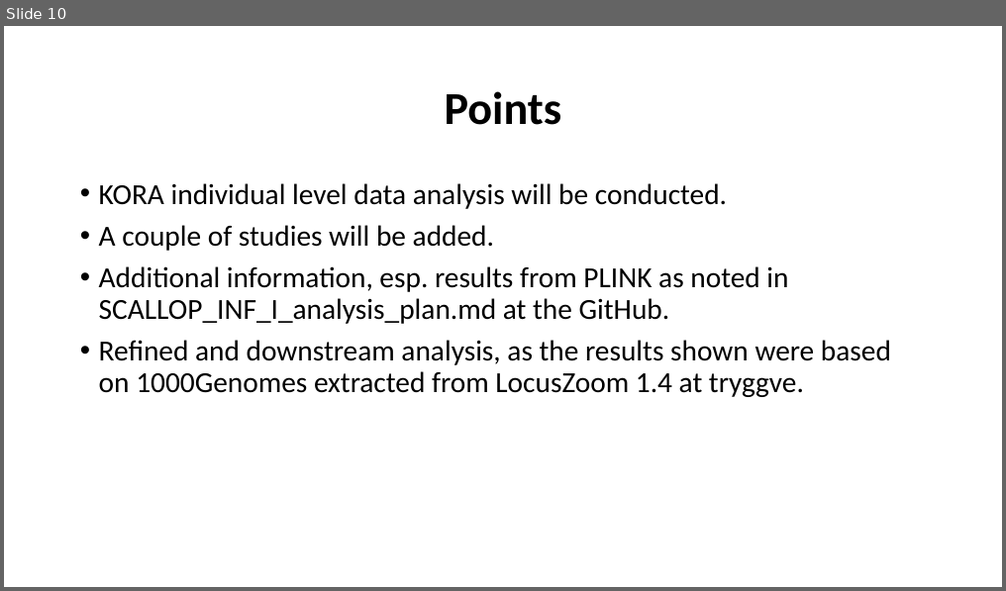
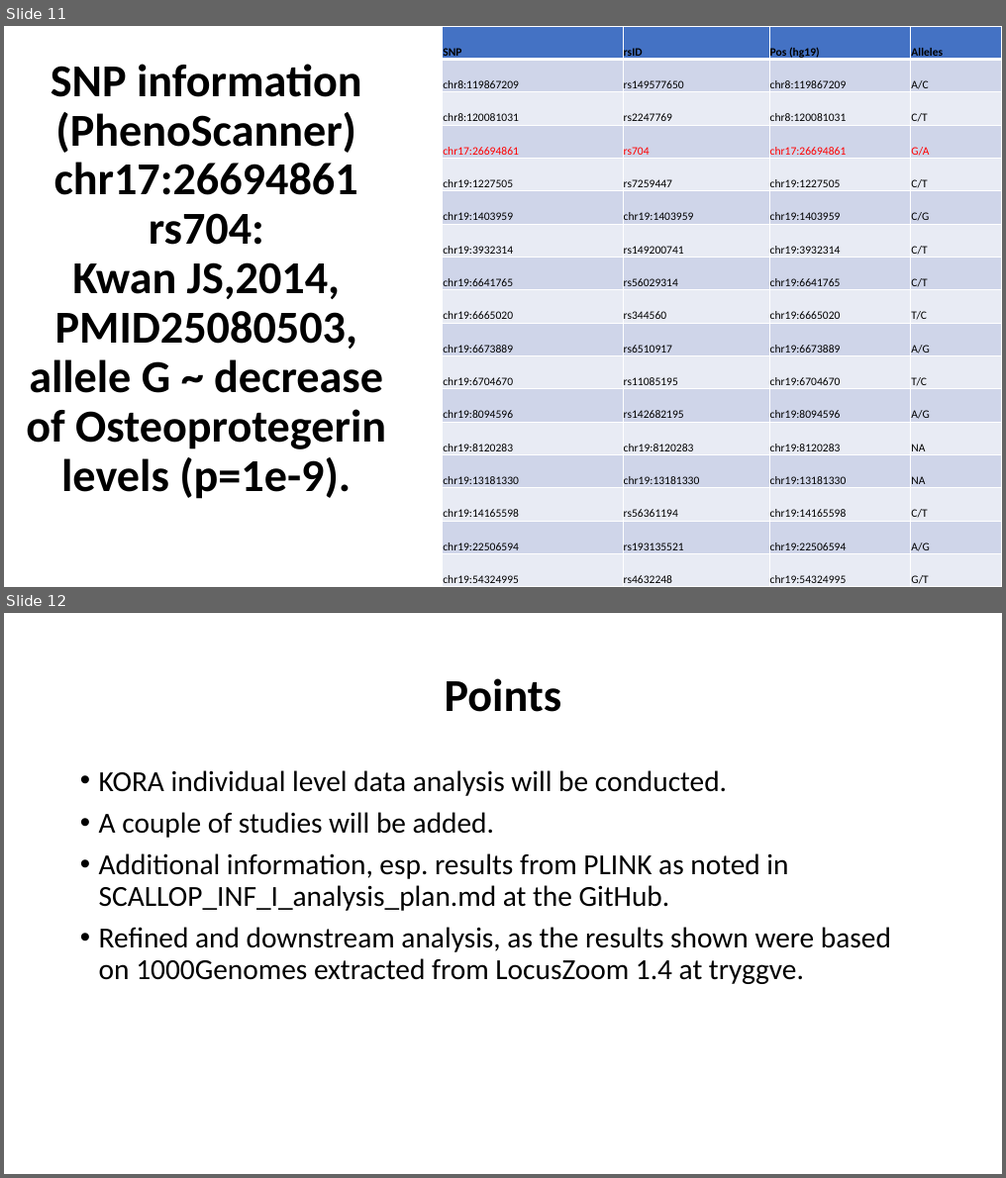
Before and after one commit to jinghuazhao/INF, a slide deck: doc/SCALLOP_INF1-121118.pptx. Shown one above the other, each under a label of ours: slide 10 before the commit, slides 11 and 12 after it. The pictures are 1006x591 and 1006x1178 pixels, drawn with LibreOffice and Linux fonts; fonts in the diff are those of the drawing. Boxes give left, top, right and bottom in pixels: in the first picture for what was removed or moved away, otherwise in the second. Text is boxed around its words. In the diff, an @@ line names an element or a change of style, - is before the commit and + after.

```diff
--- a/doc/SCALLOP_INF1-121118.pptx
+++ b/doc/SCALLOP_INF1-121118.pptx
@@ slide 11 added at box(4, 26, 1002, 587), background #FFFFFF @@
@@ table added at box(443, 26, 1002, 587), 17 rows, 4 columns @@
+SNP | rsID | Pos (hg19) | Alleles
+chr8:119867209 | rs149577650 | chr8:119867209 | A/C
+chr8:120081031 | rs2247769 | chr8:120081031 | C/T
+chr17:26694861 | rs704 | chr17:26694861 | G/A
+chr19:1227505 | rs7259447 | chr19:1227505 | C/T
+chr19:1403959 | chr19:1403959 | chr19:1403959 | C/G
+chr19:3932314 | rs149200741 | chr19:3932314 | C/T
+chr19:6641765 | rs56029314 | chr19:6641765 | C/T
+chr19:6665020 | rs344560 | chr19:6665020 | T/C
+chr19:6673889 | rs6510917 | chr19:6673889 | A/G
+chr19:6704670 | rs11085195 | chr19:6704670 | T/C
+chr19:8094596 | rs142682195 | chr19:8094596 | A/G
+chr19:8120283 | chr19:8120283 | chr19:8120283 | NA
+chr19:13181330 | chr19:13181330 | chr19:13181330 | NA
+chr19:14165598 | rs56361194 | chr19:14165598 | C/T
+chr19:22506594 | rs193135521 | chr19:22506594 | A/G
+chr19:54324995 | rs4632248 | chr19:54324995 | G/T
@@ title added at box(26, 64, 386, 499), 44 pt, text #000000, bold @@
+SNP information (PhenoScanner)
+chr17:26694861
+rs704:
+Kwan JS,2014, PMID25080503, allele G ~ decrease of Osteoprotegerin levels (p=1e-9).
@@ what was slide 10 is now slide 12 @@
```
Also in this commit, not shown: 1 slide changed, 1 other slide added.
